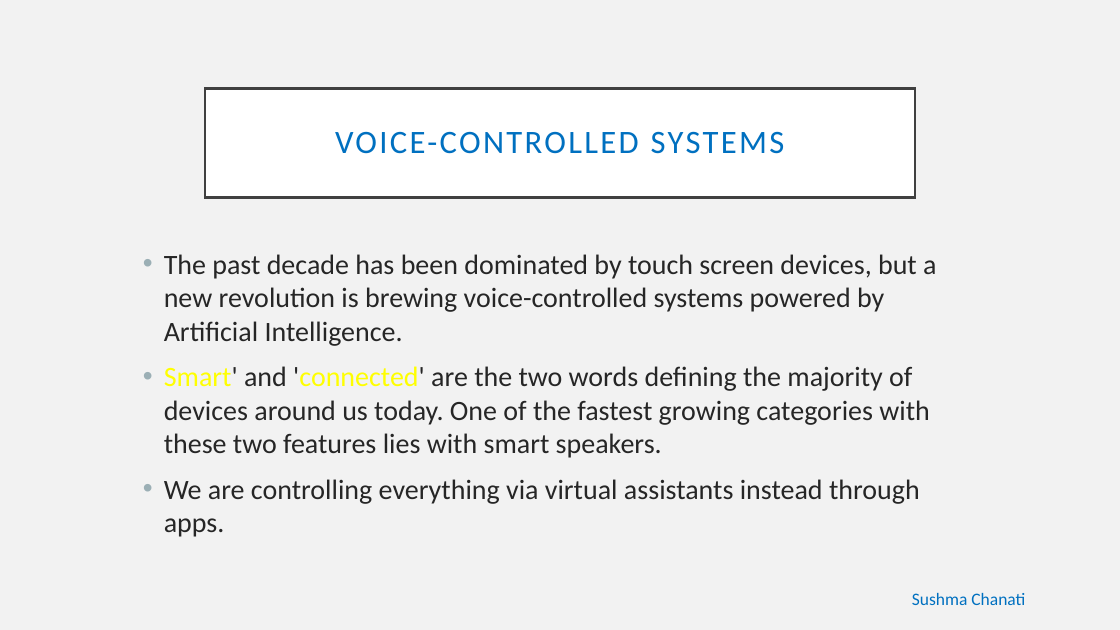
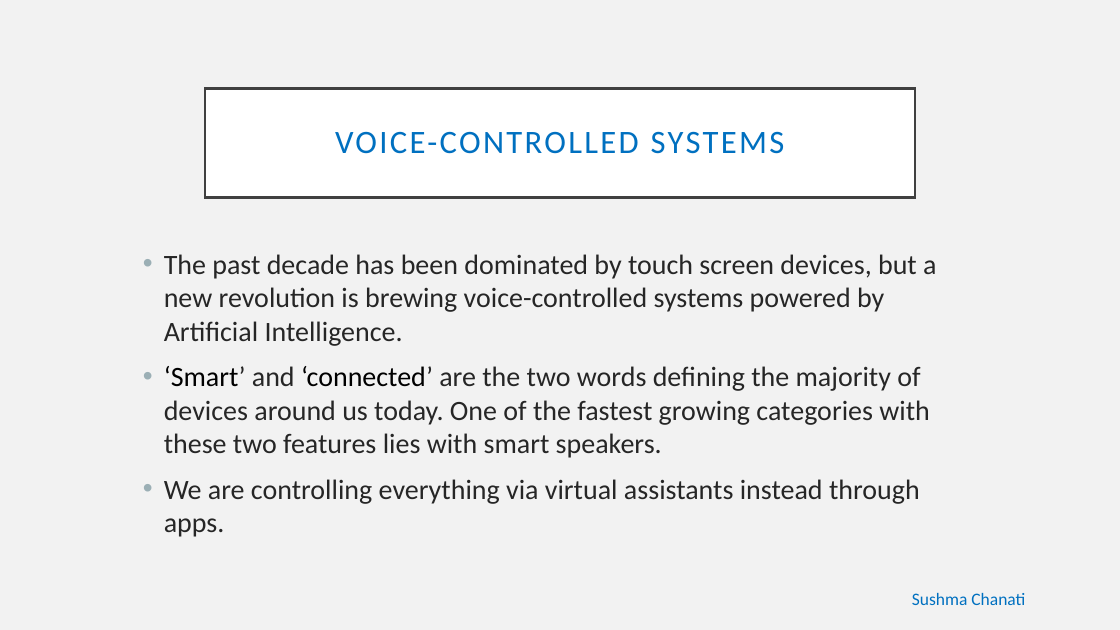
Before and after one commit to alekhyajaddu/alexa-project, a slide deck: slide 6 of Alexa ppt.pptx. Drawn at 1120x630 pixels with LibreOffice and Linux fonts; fonts in the diff are those of the drawing. Boxes give left, top, right and bottom in pixels: in the first picture for what was removed or moved away, otherwise in the second. Text is boxed around its words. In the diff, an @@ line names an element or a change of style, - is before the commit and + after.

Commit message:
made few changes

```diff
--- a/Alexa ppt.pptx
+++ b/Alexa ppt.pptx
@@ text at (x1=164, y1=366, x2=930, y2=458): text changed @@
-• Smart' and 'connected' are the two words defining the majority of devices around us today. One of the fastest growing categories with these two features lies with smart speakers.
+• ‘Smart’ and ‘connected’ are the two words defining the majority of devices around us today. One of the fastest growing categories with these two features lies with smart speakers.
```
